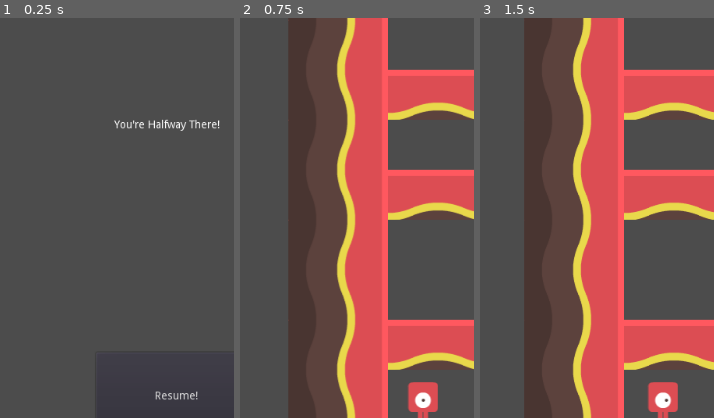
Above: before the commit, frames 1-3 (left to right).
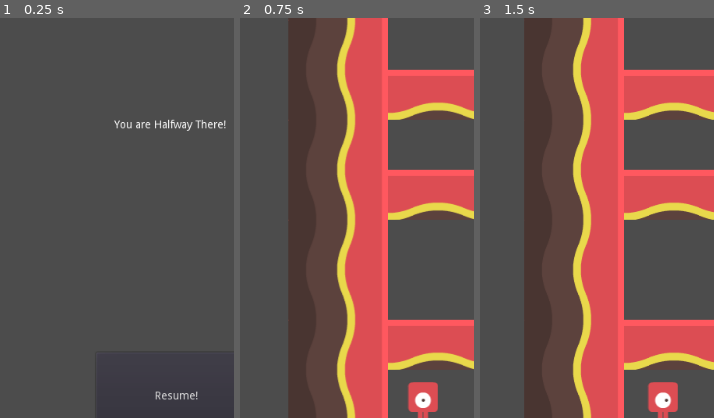
Above: after the commit, the same moments.

Repository: Cecilist/midterm-JDCecil
Game: Godot game, scene res://src/TitleScreen.tscn
Two runs of this game, one before a commit and one after it. Both use one fixed random seed, a clock stepped at 60 frames per second and the inputs below.
Inputs:
- Up to frame 1 (0.25 s): no input
- Up to frame 2 (0.75 s): click "Resume!" at 0.5 s
- Up to frame 3 (1.5 s): tap Enter at 1.25 s; hold Right (move_right) from 1.28 s (still down)
The pictures show only the part of the screen within x 11-61%, y 2-52%; the shares and areas given below are measured in that part.

The runs differ from the first frame. In frame 1, 0.5% of the frame differs, in the area x 56-97%, y 25-29%; in frame 2, nothing differs; in frame 3, nothing differs.

Commit message:
Added goal area, and appropriate win screens

Diff:
--- /dev/null
+++ b/src/AllCoinsWin.tscn
@@ -0,0 +1,39 @@
+[gd_scene load_steps=2 format=2]
+
+[ext_resource path="res://src/GameOver.gd" type="Script" id=1]
+
+[node name="AllCoinsWin" type="Node2D"]
+script = ExtResource( 1 )
+
+[node name="Label" type="Label" parent="."]
+margin_left = 129.189
+margin_top = 207.13
+margin_right = 573.189
+margin_bottom = 504.13
+text = "Way to go, You made it to the end with all the coins!"
+__meta__ = {
+"_edit_use_anchors_": false
+}
+
+[node name="TitleButton" type="Button" parent="."]
+margin_left = 171.045
+margin_top = 288.353
+margin_right = 291.045
+margin_bottom = 346.353
+text = "Back to Title"
+__meta__ = {
+"_edit_use_anchors_": false
+}
+
+[node name="RetryButton" type="Button" parent="."]
+margin_left = 170.0
+margin_top = 366.0
+margin_right = 294.0
+margin_bottom = 435.0
+text = "Play Again?"
+__meta__ = {
+"_edit_use_anchors_": false
+}
+
+[connection signal="pressed" from="TitleButton" to="." method="_on_TitleButton_pressed"]
+[connection signal="pressed" from="RetryButton" to="." method="_on_RetryButton_pressed"]
--- a/src/Level.gd
+++ b/src/Level.gd
@@ -1,9 +1,9 @@
 extends Node2D
 
-
-var coinsCollected : int = 5
+var totalCoins : int = 10
+# Since we start "half-way there" we start with half the coins already collected
+var coinsCollected : int = totalCoins / 2
 var _player : KinematicBody2D
-
 
 
 func _ready():
@@ -27,3 +27,11 @@
 	if body == _player:
 		coinsCollected += 1
 		$HUD/CoinsLabel.text = "Coins Collected: " + str(coinsCollected) + " / 10"
+
+
+
+func _on_Goal_body_entered(body):
+	if body == _player and coinsCollected  >= totalCoins:
+		var _ignored := get_tree().change_scene("res://src/AllCoinsWin.tscn")
+	elif body == _player and coinsCollected  < totalCoins:
+		var _ignored := get_tree().change_scene("res://src/NotAllCoinsWin.tscn")
--- a/src/Level.tscn
+++ b/src/Level.tscn
@@ -8,6 +8,7 @@
 [ext_resource path="res://assets/gold_3.png" type="Texture" id=6]
 [ext_resource path="res://assets/gold_4.png" type="Texture" id=7]
 [ext_resource path="res://src/Coin.gd" type="Script" id=8]
+[ext_resource path="res://src/flagRed_up.png" type="Texture" id=9]
 
 [sub_resource type="ConvexPolygonShape2D" id=8]
 points = PoolVector2Array( 128, 128, 0, 128, 0, 0, 128, 0 )
@@ -97,6 +98,9 @@
 [sub_resource type="RectangleShape2D" id=7]
 extents = Vector2( 801.772, 387.293 )
 
+[sub_resource type="RectangleShape2D" id=14]
+extents = Vector2( 562.272, 28.1226 )
+
 [node name="Level" type="Node2D"]
 script = ExtResource( 2 )
 
@@ -115,7 +119,7 @@
 [node name="TileMap" type="TileMap" parent="."]
 tile_set = SubResource( 10 )
 format = 1
-tile_data = PoolIntArray( -1048576, -1610612736, 0, -1048561, -1073741824, 0, -983027, 2, 0, -9175 …(1441 unchanged characters)…
+tile_data = PoolIntArray( -1048576, -1610612736, 0, -1048574, 2, 0, -1048572, 2, 0, -1048570, 2, 0, -1048568, 2, 0, -1048566, 2, 0, -1048564, 2, 0, -1048562, 2, 0, -1048561, -1073741824, 0, -983027, 2, 0, -9175 …(1441 unchanged characters)…
 
 [node name="SpawnPoint" type="Position2D" parent="."]
 position = Vector2( 172.72, 871.764 )
@@ -153,7 +157,6 @@
 position = Vector2( -11.5736, 20.2043 )
 scale = Vector2( 0.587329, 0.518945 )
 frames = SubResource( 13 )
-frame = 1
 playing = true
 
 [node name="Coin3" type="Area2D" parent="."]
@@ -193,7 +196,7 @@
 playing = true
 
 [node name="Coin5" type="Area2D" parent="."]
-position = Vector2( 458.327, -713.852 )
+position = Vector2( 746.653, -350.775 )
 script = ExtResource( 8 )
 __meta__ = {
 "_edit_group_": true
@@ -229,6 +232,28 @@
 __meta__ = {
 "_edit_use_anchors_": false
 }
+
+[node name="Label" type="Label" parent="Lava"]
+margin_left = -431.0
+margin_top = -40.0
+margin_right = 511.0
+margin_bottom = 142.0
+text = "Lava"
+__meta__ = {
+"_edit_use_anchors_": false
+}
+
+[node name="Goal" type="Area2D" parent="."]
+position = Vector2( 534.913, -1050.64 )
+__meta__ = {
+"_edit_group_": true
+}
+
+[node name="Sprite" type="Sprite" parent="Goal"]
+texture = ExtResource( 9 )
+
+[node name="CollisionShape2D" type="CollisionShape2D" parent="Goal"]
+shape = SubResource( 14 )
 
 [connection signal="body_entered" from="Coin" to="." method="_on_Coin_body_entered"]
 [connection signal="body_entered" from="Coin" to="Coin" method="_on_Coin_body_entered"]
@@ -241,3 +266,4 @@
 [connection signal="body_entered" from="Coin5" to="." method="_on_Coin_body_entered"]
 [connection signal="body_entered" from="Coin5" to="Coin5" method="_on_Coin_body_entered"]
 [connection signal="body_entered" from="Lava" to="." method="_on_Lava_body_entered"]
+[connection signal="body_entered" from="Goal" to="." method="_on_Goal_body_entered"]
--- /dev/null
+++ b/src/NotAllCoinsWin.tscn
@@ -0,0 +1,39 @@
+[gd_scene load_steps=2 format=2]
+
+[ext_resource path="res://src/GameOver.gd" type="Script" id=1]
+
+[node name="NotAllCoinsWin" type="Node2D"]
+script = ExtResource( 1 )
+
+[node name="Label" type="Label" parent="."]
+margin_left = 42.2355
+margin_top = 195.991
+margin_right = 486.235
+margin_bottom = 495.991
+text = "Way to go, you made it to the end, but you left some coins behind!"
+__meta__ = {
+"_edit_use_anchors_": false
+}
+
+[node name="TitleButton" type="Button" parent="."]
+margin_left = 171.045
+margin_top = 288.353
+margin_right = 291.045
+margin_bottom = 346.353
+text = "Back to Title"
+__meta__ = {
+"_edit_use_anchors_": false
+}
+
+[node name="RetryButton" type="Button" parent="."]
+margin_left = 170.0
+margin_top = 366.0
+margin_right = 293.0
+margin_bottom = 435.0
+text = "Play Again?"
+__meta__ = {
+"_edit_use_anchors_": false
+}
+
+[connection signal="pressed" from="TitleButton" to="." method="_on_TitleButton_pressed"]
+[connection signal="pressed" from="RetryButton" to="." method="_on_RetryButton_pressed"]
--- a/src/TitleScreen.tscn
+++ b/src/TitleScreen.tscn
@@ -20,7 +20,7 @@
 margin_top = 151.752
 margin_right = 381.882
 margin_bottom = 220.752
-text = "You're Halfway There!"
+text = "You are Halfway There!"
 __meta__ = {
 "_edit_use_anchors_": false
 }
Not shown: 1 places in src/Level.tscn that only renumber resources
Binary file added: src/flagRed_up.png
Not shown, added: src/flagRed_up.png.import
